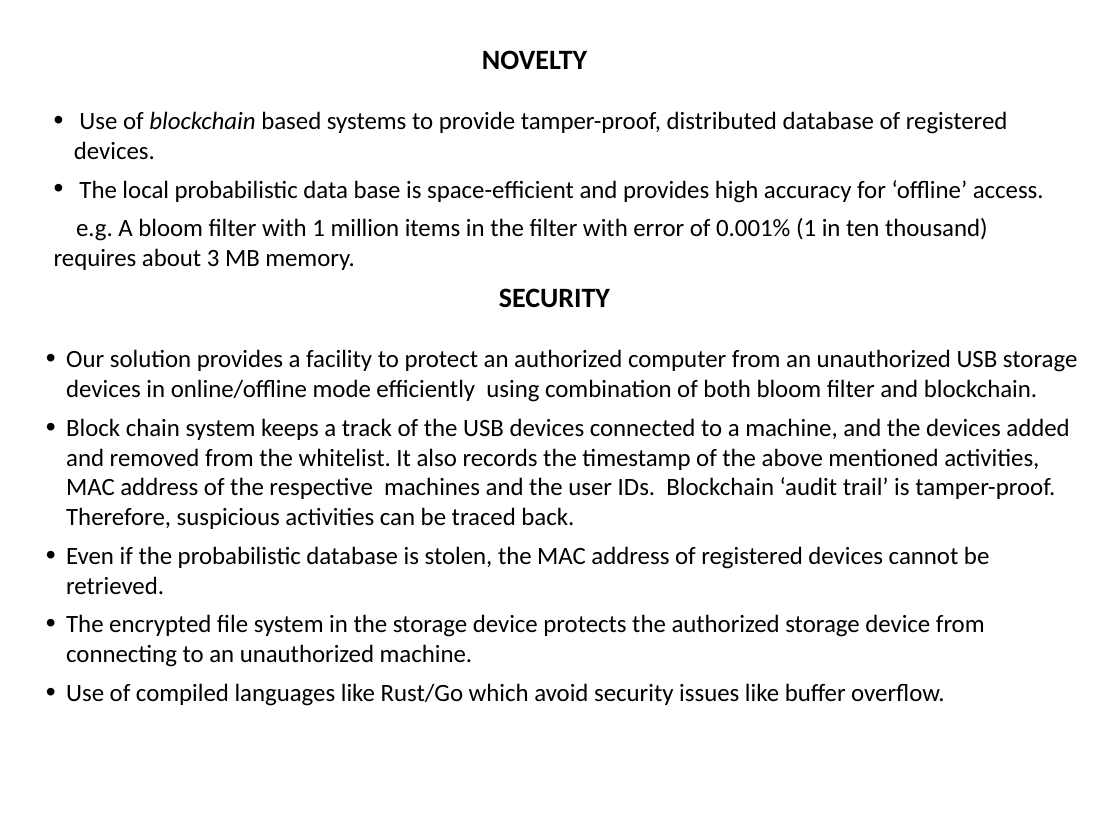
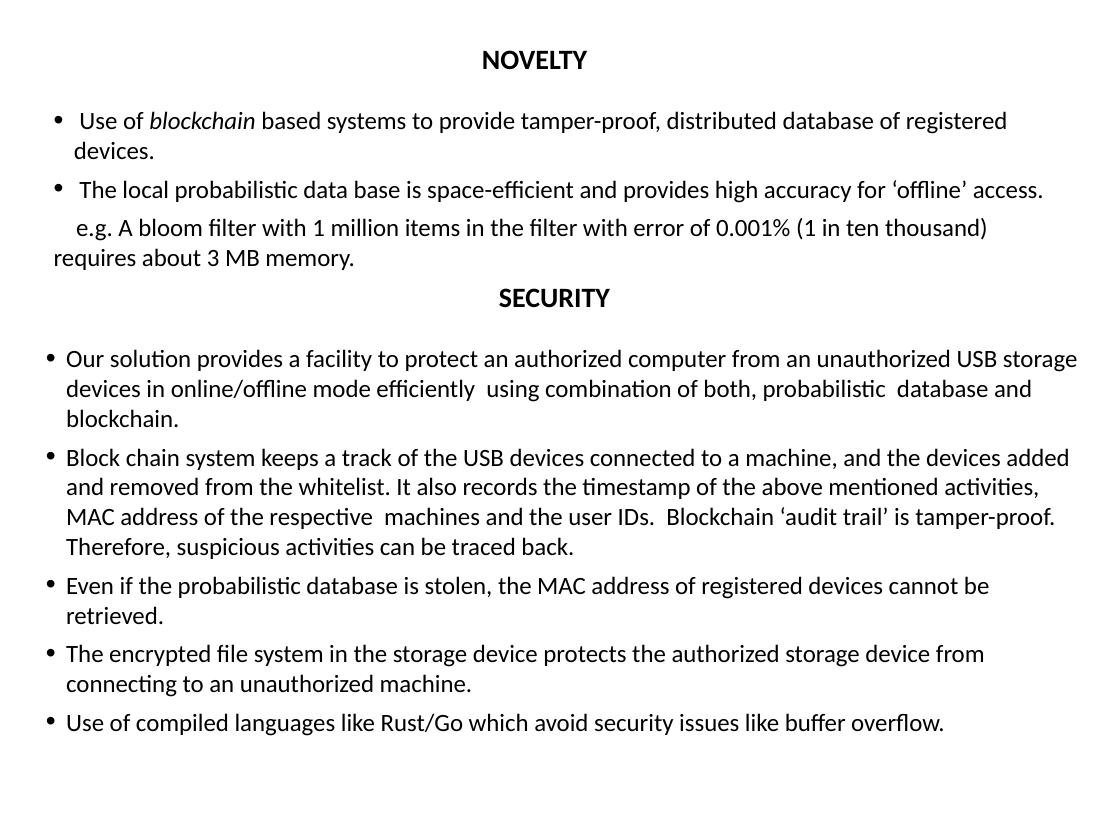
Before and after one commit to Dashree/sih2018, a slide deck: slide 4 of Gov_templates/USB_whitelist.pptx. Drawn at 1120x840 pixels with LibreOffice and Linux fonts; fonts in the diff are those of the drawing. Boxes give left, top, right and bottom in pixels: in the first picture for what was removed or moved away, otherwise in the second. Text is boxed around its words. In the diff, an @@ line names an element or a change of style, - is before the commit and + after.

```diff
--- a/Gov_templates/USB_whitelist.pptx
+++ b/Gov_templates/USB_whitelist.pptx
@@ text at [66,349,1077,427]: text changed @@
-• Our solution provides a facility to protect an authorized computer from an unauthorized USB storage devices in online/offline mode efficiently using combination of both bloom filter and blockchain.
+• Our solution provides a facility to protect an authorized computer from an unauthorized USB storage devices in online/offline mode efficiently using combination of both, probabilistic database and blockchain.
```
Also in this commit, not shown: 2 other files.
